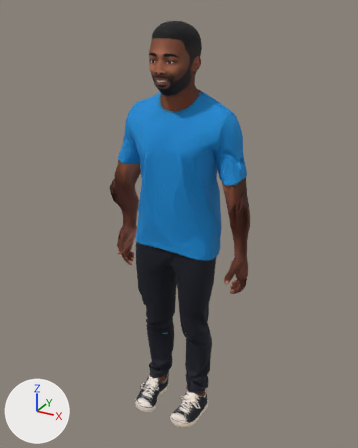
A saved change to the glTF model public/assets/meshy/body_m.glb.
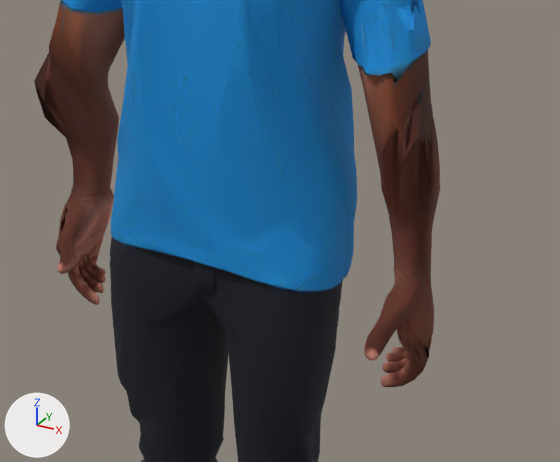
Each version appears first whole from a 50 mm lens placed at (1.041, -1.827, 1.979), pointed at (0.0, 0.066, 1.033), and next in a close-up on the part from 27% to 82% of the width and 36% to 71% of the height. Arrows for +X, +Y and +Z are at lower left; the lights stay in place. The last two pictures show the newer version. Vertices at exactly the same position are counted once.

Names of what the first close-up shows: 'Meshy_Body'.
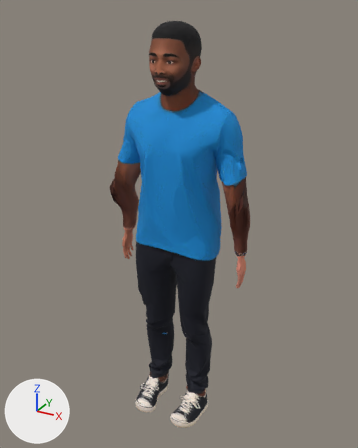
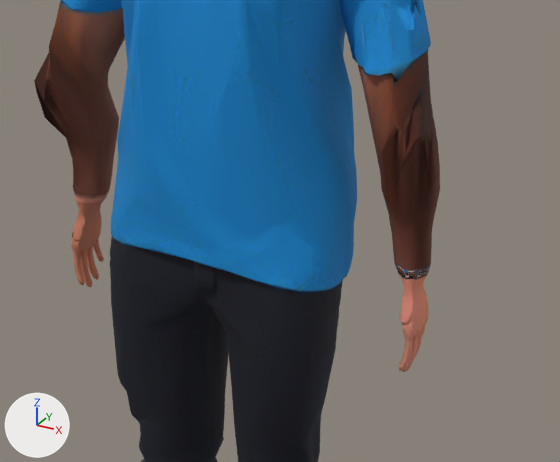
What differs and where, as boxes [x1, y1, x2, y2] in the close-ups (560 x 462 px; the box of a moved part takes in the faces that stretch with it):
part 1 of me_meshy_body, moved or reshaped
    before: [56, 187, 114, 305]
    after: [71, 185, 109, 288]
part 2 of me_meshy_body, moved or reshaped
    before: [364, 234, 434, 387]
    after: [392, 234, 432, 372]
part 3 of me_meshy_body, surface changed
    before: [84, 245, 88, 250]
    after: [400, 307, 411, 321]

The change, as a diff of the scene's bpy script:
```diff
--- a/public/assets/meshy/body_m.glb.py
+++ b/public/assets/meshy/body_m.glb.py
@@ me_meshy_body @@
 # used by ob_meshy_body; location = (0.0, 0.0, 0.0)
-me_meshy_body.from_pydata(...)  # 6935 vertices, 13904 faces; spans x -0.35..0.36, y -0.16..0.22, z 0.0..1.93
+me_meshy_body.from_pydata(...)  # 6731 vertices, 13496 faces; spans x -0.35..0.36, y -0.16..0.22, z 0.0..1.93
+# me_meshy_body part 1: 67 vertices moved from x -0.34..-0.28, y 0.05..0.13, z 0.76..0.95 to x -0.34..-0.28, y 0.05..0.13, z 0.76..0.96; 579 vertices removed from x -0.35..-0.27, y -0.03..0.13, z 0.74..0.95; 479 vertices added at x -0.33..-0.27, y 0.05..0.13, z 0.76..0.96
+# me_meshy_body part 2: 49 vertices moved from x 0.29..0.34, y 0.03..0.13, z 0.76..0.95 to x 0.29..0.34, y 0.05..0.13, z 0.76..0.96; 591 vertices removed from x 0.27..0.35, y -0.03..0.13, z 0.74..0.95; 487 vertices added at x 0.28..0.34, y 0.05..0.13, z 0.76..0.96
+# me_meshy_body part 3: 9 kept faces spanning x -0.32..0.32, y 0.05..0.13, z 0.8..0.96 get new texture (UV) coordinates
 me_meshy_body.materials.append(mat_meshy)
```
